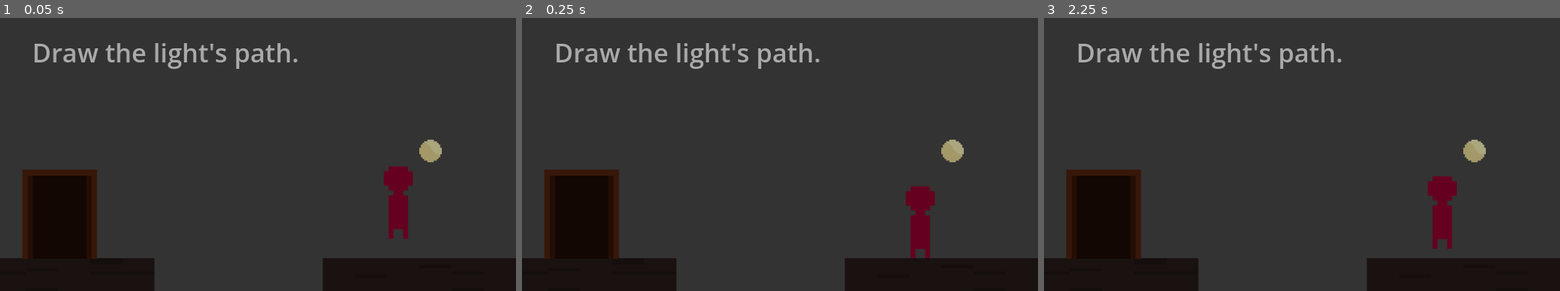
Above: before the commit, frames 1-3 (left to right).
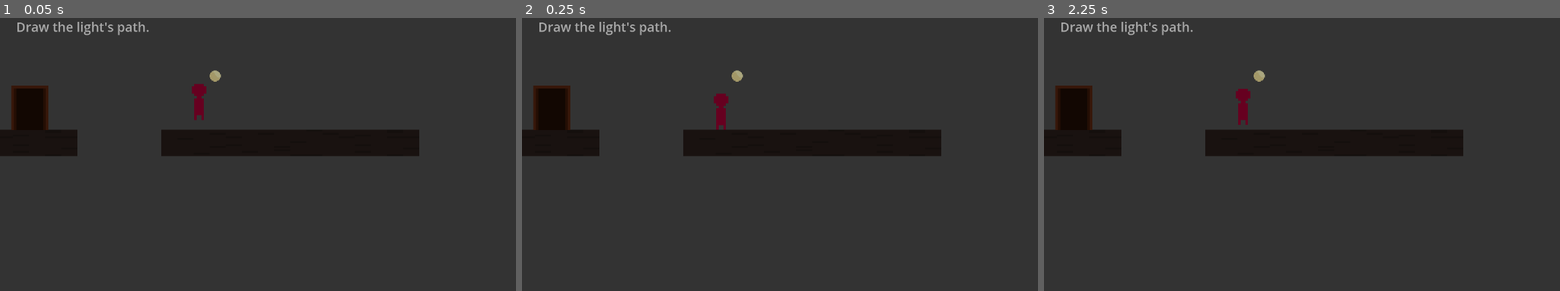
Above: after the commit, the same moments.

Repository: kvnfrr/Staylight
Game: Godot game, scene res://scenes/main.tscn
Two runs of this game, one before a commit and one after it. Both use one fixed random seed, a clock stepped at 60 frames per second and the inputs below.
Inputs (mouse positions are in pixels of both pictures, inside the frame that each line leads up to):
- Up to frame 1 (0.05 s): no input
- Up to frame 2 (0.25 s): no input
- Up to frame 3 (2.25 s): tap Enter (start_run) at 0.5, 1.25, 1.35, 2 s; move the mouse to (1415, 132) at 0.52 s; hold D (move_right) 0.53-2.03 s; tap R (clear_path) at 0.6, 2.1 s; click (1415, 132) at 0.67 s; tap W (jump) at 0.77, 1.52 s; move the mouse to (1198, 159) at 1.27 s; move the mouse to (1353, 83) at 2.02 s; hold A (move_left) from 2.03 s (still down)

The runs differ from the first frame. In frame 1, 23% of the frame differs, in the area x 0-100%, y 1-100%; in frame 2, 23%; in frame 3, 23%.

Commit message:
Updated camera view teporarily

Diff:
--- a/project.godot
+++ b/project.godot
@@ -20,7 +20,8 @@
 window/size/viewport_width=1280
 window/size/viewport_height=720
 window/stretch/mode="canvas_items"
-window/stretch/scale=4.0
+window/stretch/scale=2.0
+window/stretch/scale_mode="integer"
 
 [input]
 
--- a/scenes/main.tscn
+++ b/scenes/main.tscn
@@ -95,8 +95,11 @@
 [node name="DarknessLayer" type="CanvasLayer" parent="." unique_id=2026907743]
 
 [node name="Darkness" type="ColorRect" parent="DarknessLayer" unique_id=2050813697]
-offset_right = 1280.0
-offset_bottom = 720.0
+anchors_preset = 15
+anchor_right = 1.0
+anchor_bottom = 1.0
+grow_horizontal = 2
+grow_vertical = 2
 mouse_filter = 2
 color = Color(0, 0, 0, 0.33333334)
 
--- a/scripts/main.gd
+++ b/scripts/main.gd
@@ -30,7 +30,7 @@
 var was_in_danger := false
 
 var is_drawing_path := false
-var spirit_start_radius := 16.0
+var spirit_start_radius := 24.0
 
 func _ready() -> void:
 	player_spawn_position = player.global_position
